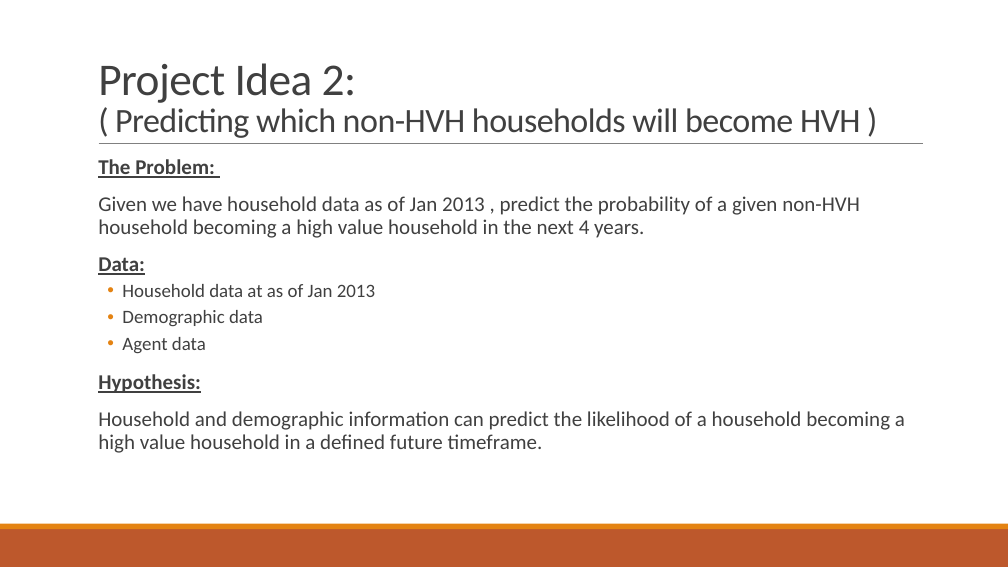
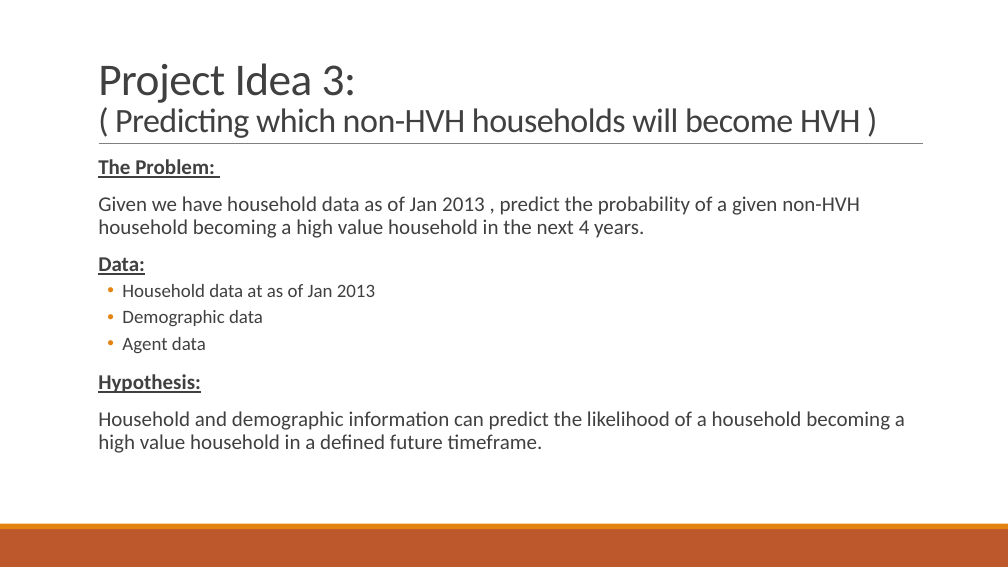
Before and after one commit to hkalavala/DS_SM_15_HK, a slide deck: slide 4 of projects/final-project/01-lightning-talk/GA Project - HK.pptx (slide 3 before the commit). Drawn at 1008x567 pixels with LibreOffice and Linux fonts; fonts in the diff are those of the drawing. Boxes give left, top, right and bottom in pixels: in the first picture for what was removed or moved away, otherwise in the second. Text is boxed around its words. In the diff, an @@ line names an element or a change of style, - is before the commit and + after.

```diff
--- a/projects/final-project/01-lightning-talk/GA Project - HK.pptx
+++ b/projects/final-project/01-lightning-talk/GA Project - HK.pptx
@@ title at box(98, 63, 861, 138): text changed @@
-Project Idea 2:
-( Predicting which non-HVH households will become HVH )
+Project Idea 3:
+( Predicting which non-HVH households will become HVH )
```
Also in this commit, not shown: 2 other slides changed, 6 other files.
